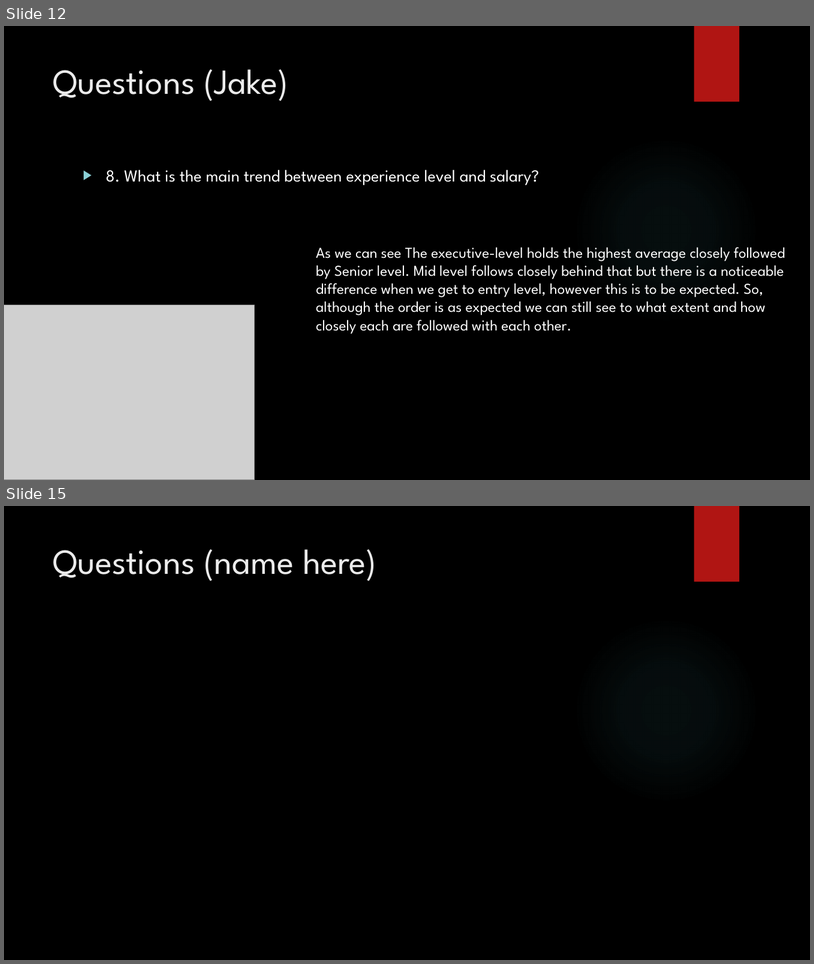
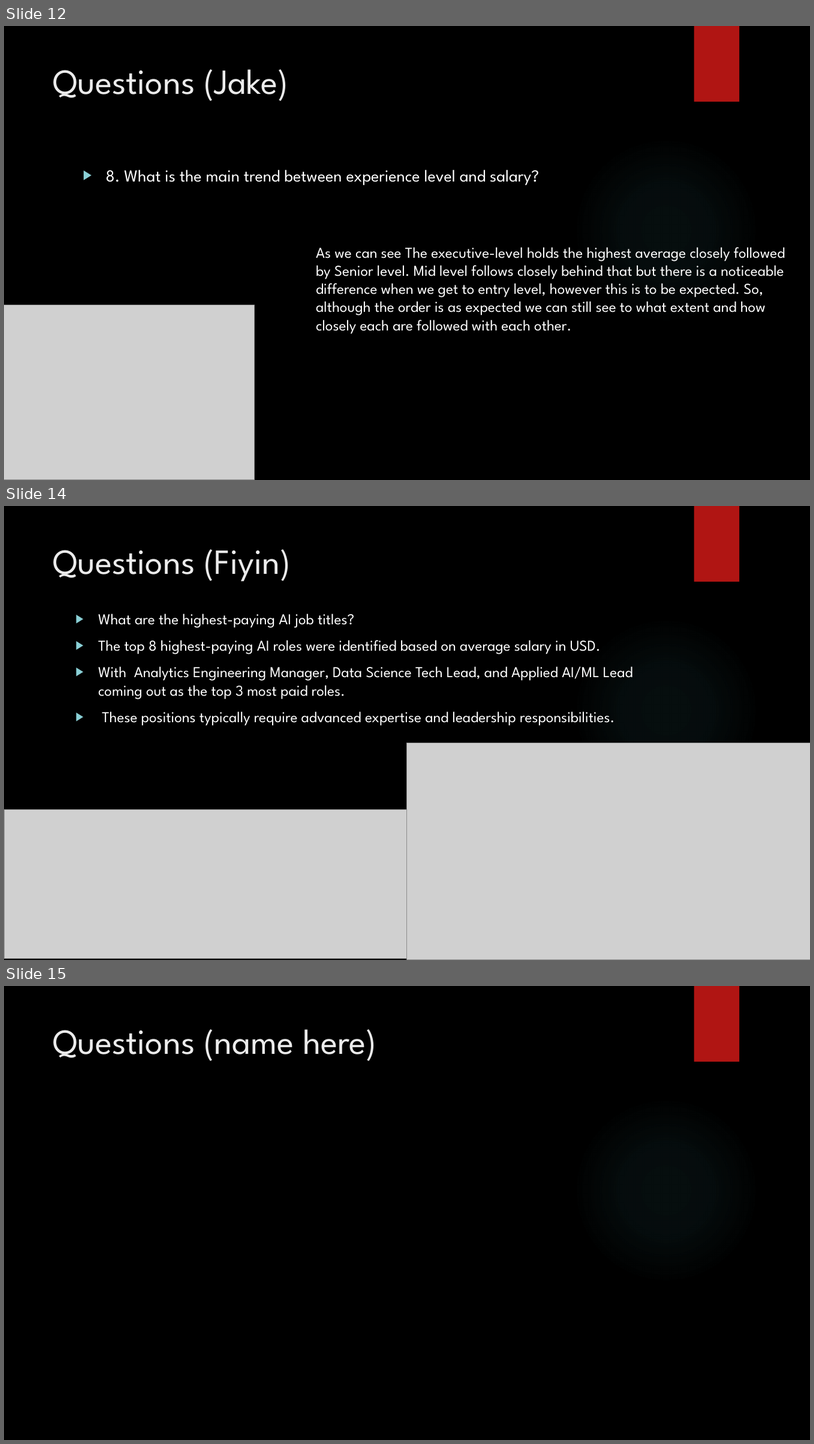
Before and after one commit to csmfduro/salaries, a slide deck: Computer Science Workshop Presentation.pptx. Shown one above the other, each under a label of ours: slides 12 and 15 before the commit, slides 12, 14 and 15 after it; the slides between them are not shown. The pictures are 814x964 and 814x1444 pixels, drawn with LibreOffice and Linux fonts; fonts in the diff are those of the drawing; grey boxes stand for pictures; background and template pictures are left out. Boxes give left, top, right and bottom in pixels: in the first picture for what was removed or moved away, otherwise in the second. Text is boxed around its words. In the diff, an @@ line names an element or a change of style, - is before the commit and + after.

Commit message:
Changed the chart from vertical to horizontal for question 2 and a few other changes

```diff
--- a/Computer Science Workshop Presentation.pptx
+++ b/Computer Science Workshop Presentation.pptx
@@ slide 14 added at (4,506,810,960), background picture (left out); not listed: 2 template elements that a slide beside it also shows @@
@@ title added at (53,549,291,582), 42 pt, text #EBEBEB @@
+Questions (Fiyin)
@@ text added at (98,613,633,726), 18 pt, text #FFFFFF @@
+▶ What are the highest-paying AI job titles?
+▶ The top 8 highest-paying AI roles were identified based on average salary in USD.
+▶ With Analytics Engineering Manager, Data Science Tech Lead, and Applied AI/ML Lead coming out as the top 3 most paid roles.
+▶ These positions typically require advanced expertise and leadership responsibilities.
@@ picture added at (408,743,810,960) @@
@@ picture added at (4,809,408,958) @@
```
Also in this commit, not shown: 1 other slide added, 2 slides removed, 3 other files.
